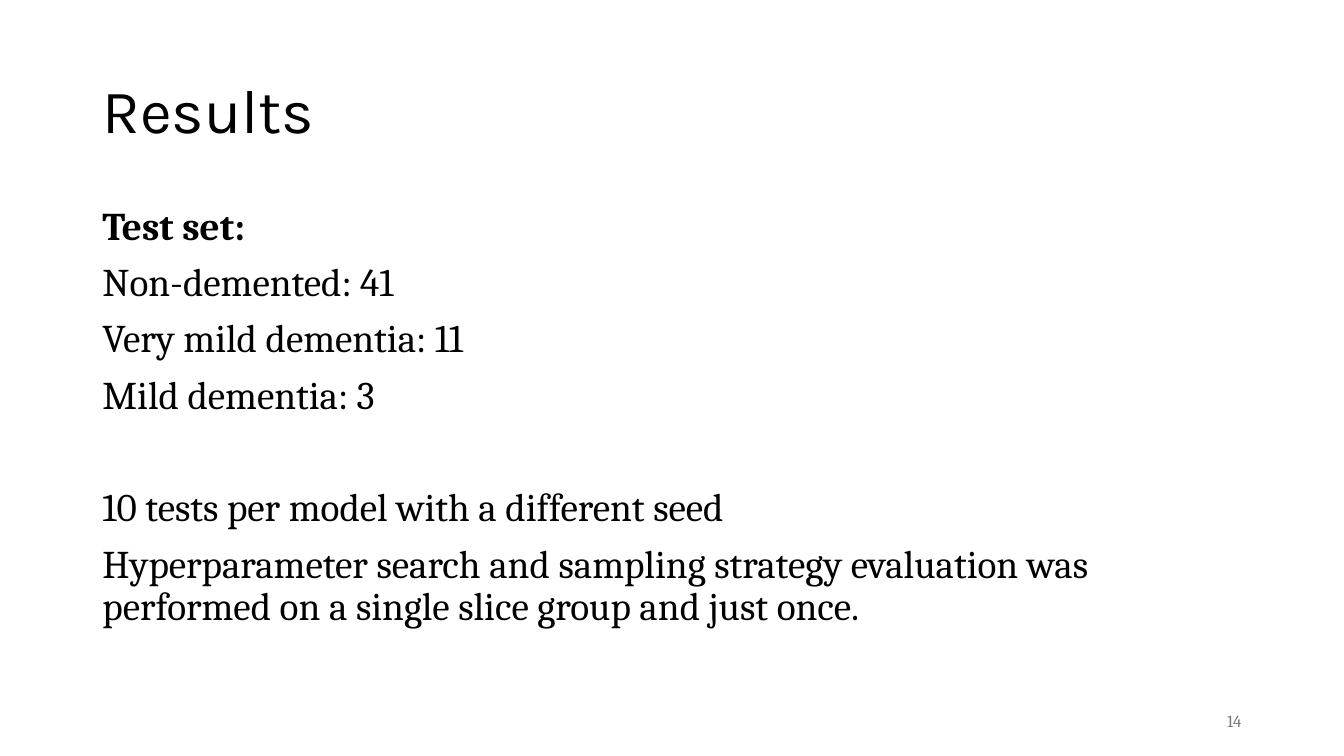
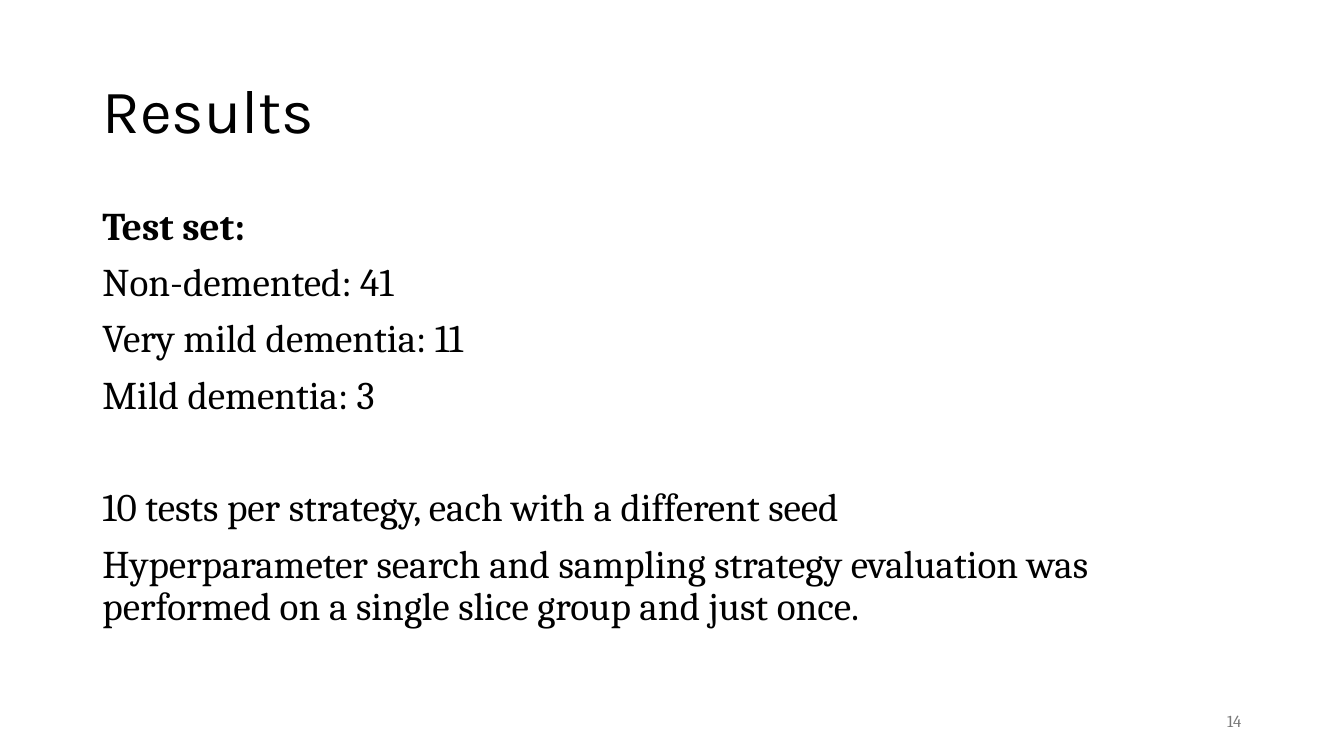
Before and after one commit to HenriSmidt/Alzheimer_Detection, a slide deck: slide 14 of Presentation.pptx. Drawn at 1344x756 pixels with LibreOffice and Linux fonts; fonts in the diff are those of the drawing. Boxes give left, top, right and bottom in pixels: in the first picture for what was removed or moved away, otherwise in the second. Text is boxed around its words. In the diff, an @@ line names an element or a change of style, - is before the commit and + after.

```diff
--- a/Presentation.pptx
+++ b/Presentation.pptx
@@ text at (x1=102, y1=493, x2=838, y2=530): text changed @@
-10 tests per model with a different seed
+10 tests per strategy, each with a different seed
```
Also in this commit, not shown: 5 other slides changed, 1 slide added.
